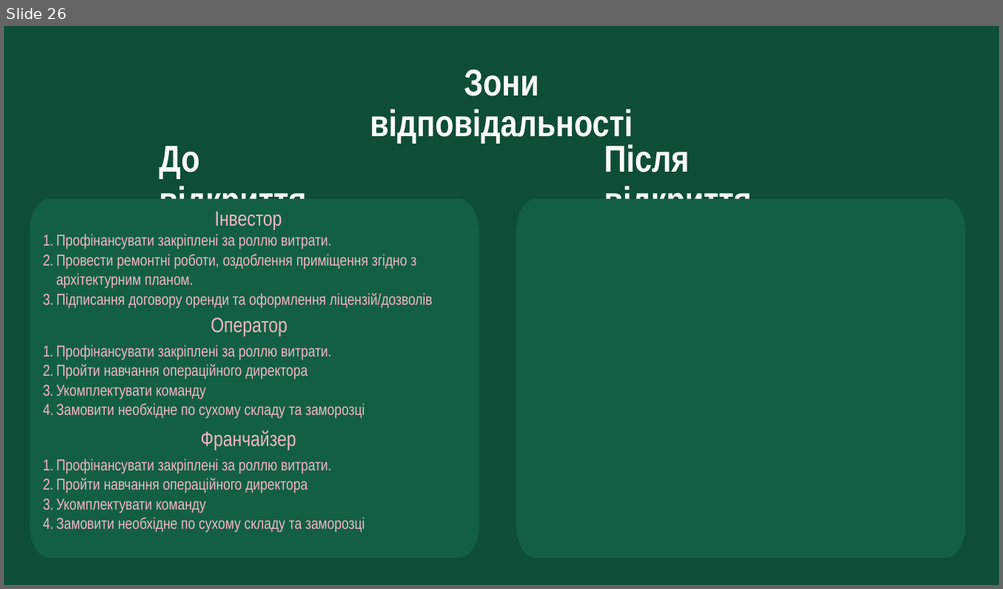
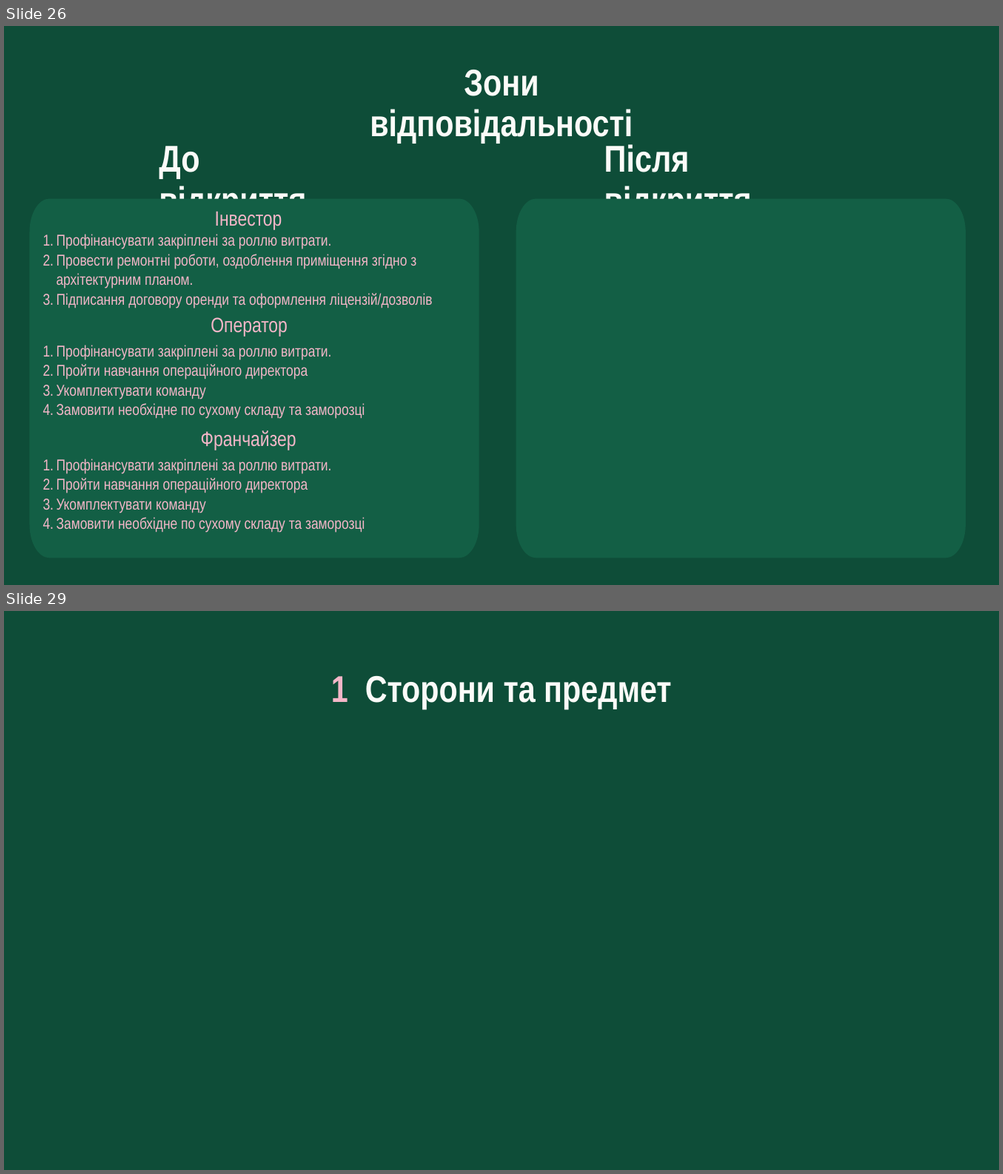
Before and after one commit to denfidiriv-cmyk/xcrypto, a slide deck: presentation_with_contract.pptx. Shown one above the other, each under a label of ours: slide 26 before the commit, slides 26 and 29 after it; the slides between them are not shown. The pictures are 1003x589 and 1003x1174 pixels, drawn with LibreOffice and Linux fonts; fonts in the diff are those of the drawing. Boxes give left, top, right and bottom in pixels: in the first picture for what was removed or moved away, otherwise in the second. Text is boxed around its words. In the diff, an @@ line names an element or a change of style, - is before the commit and + after.

```diff
--- a/presentation_with_contract.pptx
+++ b/presentation_with_contract.pptx
@@ slide 29 added at <box>4,611,999,1170</box>, background #0E4D38 @@
@@ text added at <box>331,676,671,709</box>, 54 pt, text #FBFBF8, bold @@
+1 Сторони та предмет
```
Also in this commit, not shown: 2 slides changed, 7 other slides added, 3 slides removed.
